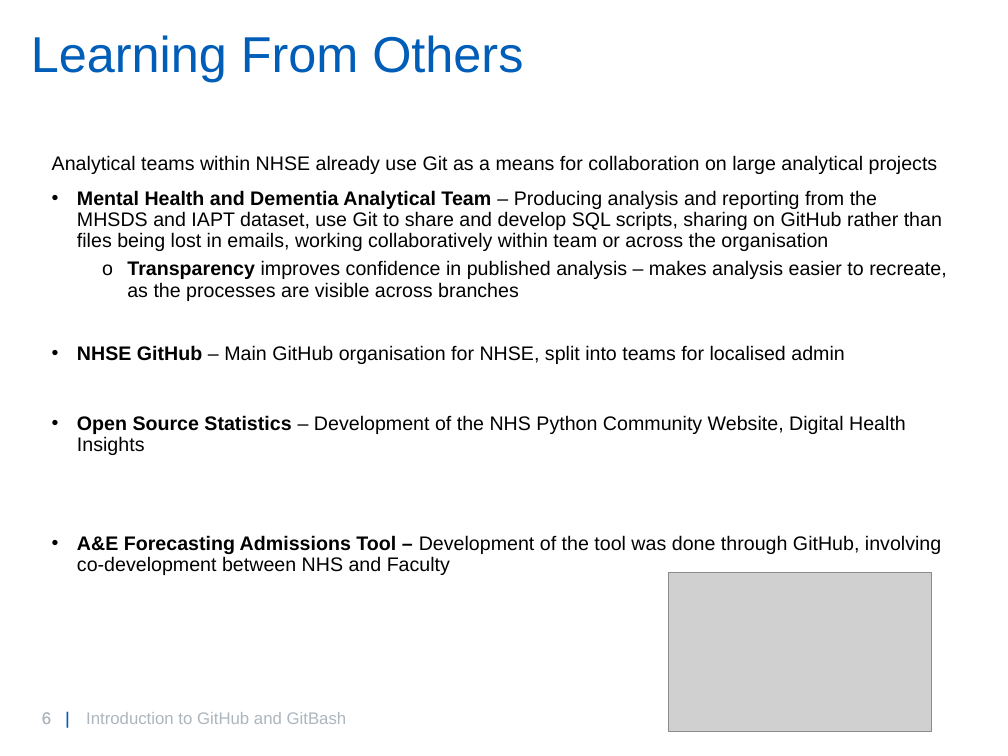
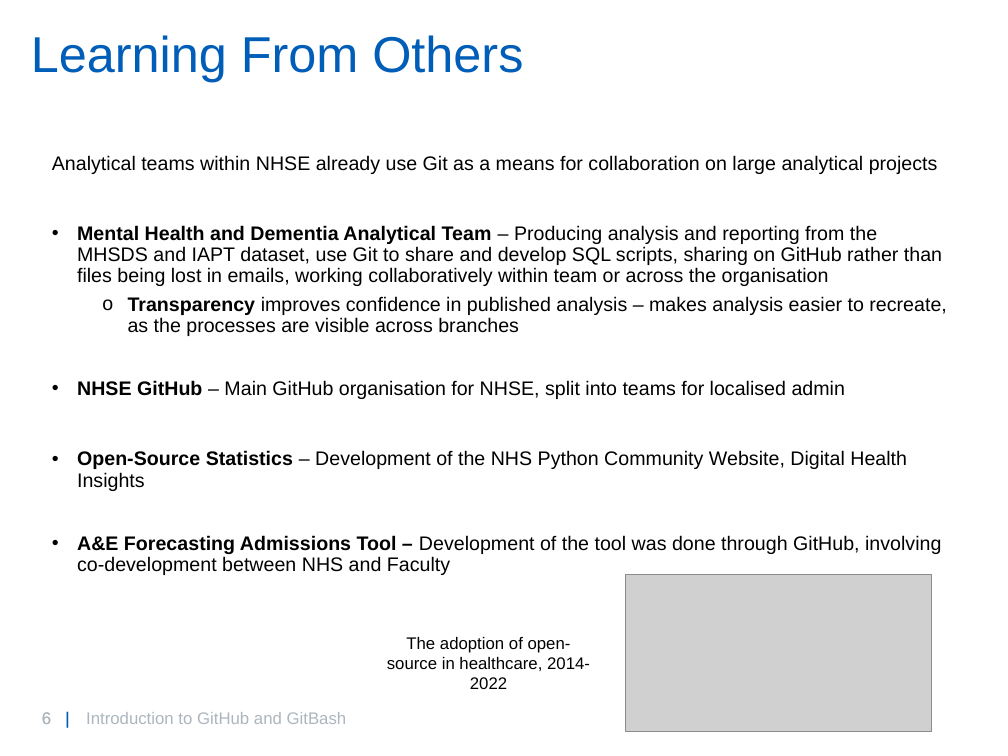
Before and after one commit to willbrooks2/Git_Introduction, a slide deck: slide 6 of GitIntro.pptx. Drawn at 1008x756 pixels with LibreOffice and Linux fonts; fonts in the diff are those of the drawing; grey boxes stand for pictures; background and template pictures are left out. Boxes give left, top, right and bottom in pixels: in the first picture for what was removed or moved away, otherwise in the second. Text is boxed around its words. In the diff, an @@ line names an element or a change of style, - is before the commit and + after.

```diff
--- a/GitIntro.pptx
+++ b/GitIntro.pptx
@@ text at (77,450,907,491): text changed @@
-• Open Source Statistics – Development of the NHS Python Community Website, Digital Health Insights
+• Open-Source Statistics – Development of the NHS Python Community Website, Digital Health Insights
@@ picture: place and size @@
-picture at (668,573,931,732)
+picture at (626,575,932,732)
@@ text added at (387,637,590,689), 12 pt, text #000000 @@
+The adoption of open-source in healthcare, 2014-2022
```
Also in this commit, not shown: 3 other slides changed.
